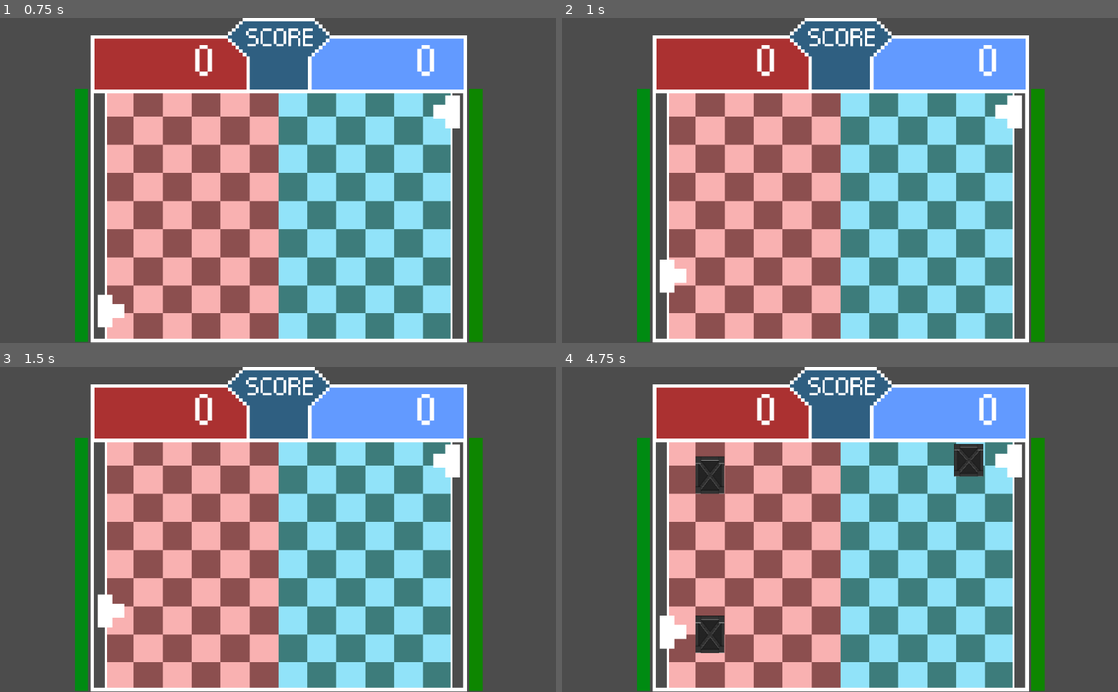
Above: before the commit, frames 1-4 (two rows, left to right).
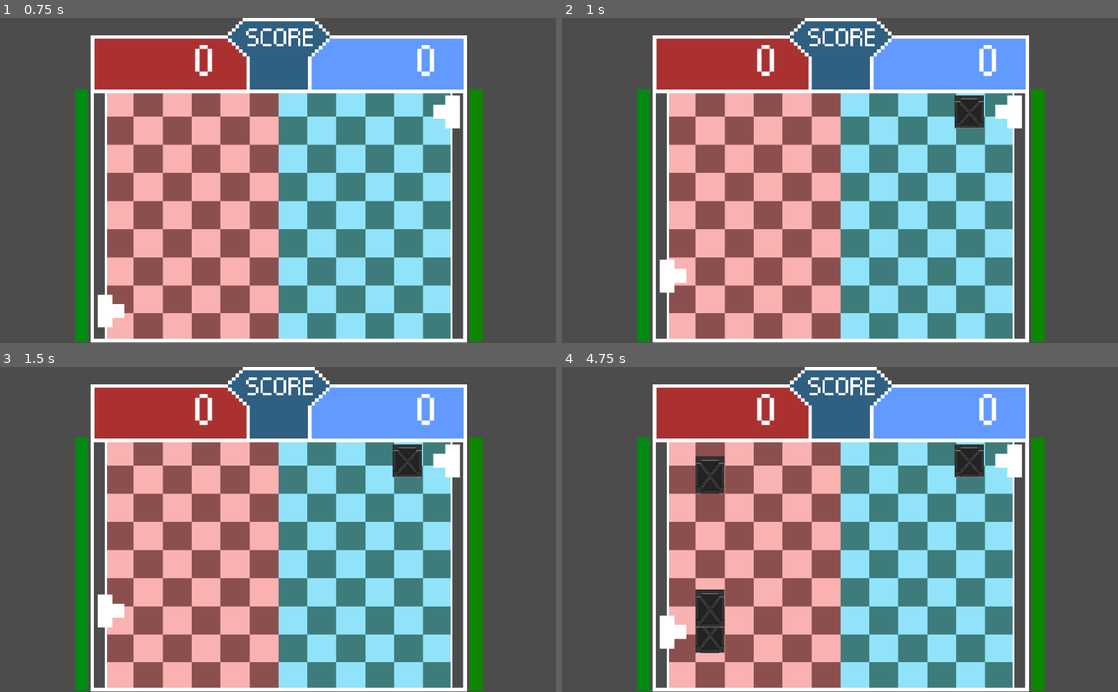
Above: after the commit, the same moments.

Repository: Raelr/dd-pong-invaders
Game: Godot game, scene res://scenes/MainMenu.tscn
The game is run twice, just before and just after one commit, with the same random seed, the same clock (stepped at 60 frames per second) and the same inputs.
Inputs (mouse positions are in pixels of both pictures, inside the frame that each line leads up to):
- Up to frame 1 (0.75 s): tap Enter at 0.5 s; move the mouse to (261, 206) at 0.52 s; hold W from 0.53 s (still down); tap E (playerActive) at 0.6 s; click (261, 206) at 0.67 s
- Up to frame 2 (1 s): keep holding W; tap U (playerTwoActive, bound only after the commit) at 0.8 s
- Up to frame 3 (1.5 s): move the mouse to (166, 545) at 1.27 s; release W at 1.28 s; hold S from 1.28 s (still down); tap U (playerTwoActive, bound only after the commit) at 1.35 s
- Up to frame 4 (4.75 s): tap O (playerTwoActive, bound only before the commit) at 1.55, 2.1, 3.8 s; move the mouse to (895, 458) at 2.02 s; release S at 2.03 s; hold W 2.03-3.53 s; tap E (playerActive) at 2.3, 3.6, 4.55 s; move the mouse to (812, 594) at 2.77 s; click (812, 594) at 2.85 s; tap U (playerTwoActive, bound only after the commit) at 3.05, 4.35 s; move the mouse to (1006, 578) at 3.52 s; hold S from 3.53 s (still down); move the mouse to (673, 480) at 4.27 s

Frame 1 is identical in both runs. In frame 2, 0.5% of the frame differs, in the area x 70-76%, y 23-34%; in frame 3, 0.5%; in frame 4, 0.6%, in the area x 24-76%, y 23-81%.
Error before the commit: Invalid call. Nonexistent function 'isBullet' in base 'Area2D'. (res://scripts/BarricadeV2.gd:19)

Commit message:
moar hotfixes

Diff:
--- a/project.godot
+++ b/project.godot
@@ -38,7 +38,7 @@
 }
 playerTwoActive={
 "deadzone": 0.5,
-"events": [ Object(InputEventKey,"resource_local_to_scene":false,"resource_name":"","device":0,"alt":false,"shift":false,"control":false,"meta":false,"command":false,"pressed":false,"scancode":79,"unicode":0,"echo":false,"script":null)
+"events": [ Object(InputEventKey,"resource_local_to_scene":false,"resource_name":"","device":0,"alt":false,"shift":false,"control":false,"meta":false,"command":false,"pressed":false,"scancode":85,"unicode":0,"echo":false,"script":null)
  ]
 }
 
--- a/scenes/Barricade.tscn
+++ b/scenes/Barricade.tscn
@@ -6,7 +6,9 @@
 [sub_resource type="RectangleShape2D" id=1]
 extents = Vector2( 24, 24 )
 
-[node name="Barricade" type="Area2D"]
+[node name="Barricade" type="Area2D" groups=[
+"barricade",
+]]
 script = ExtResource( 2 )
 
 [node name="Metal Box" type="Sprite" parent="."]
--- a/scenes/BarricadeV2.tscn
+++ b/scenes/BarricadeV2.tscn
@@ -6,16 +6,16 @@
 [sub_resource type="RectangleShape2D" id=1]
 extents = Vector2( 24, 24 )
 
-[node name="BarricadeV2" type="Node2D"]
+[node name="Haystack" type="Area2D" groups=[
+"barricadev2",
+]]
 script = ExtResource( 3 )
 
-[node name="Haystack" type="Area2D" parent="."]
-
-[node name="Metal Box" type="Sprite" parent="Haystack"]
+[node name="Metal Box" type="Sprite" parent="."]
 position = Vector2( 9.09495e-13, 0 )
 scale = Vector2( 0.096, 0.112 )
 texture = ExtResource( 1 )
 
-[node name="CollisionShape2D" type="CollisionShape2D" parent="Haystack"]
+[node name="CollisionShape2D" type="CollisionShape2D" parent="."]
 shape = SubResource( 1 )
-[connection signal="area_entered" from="Haystack" to="." method="_on_Haystack_area_entered"]
+[connection signal="area_entered" from="." to="." method="_on_Haystack_area_entered"]
--- a/scenes/Player.tscn
+++ b/scenes/Player.tscn
@@ -5,13 +5,13 @@
 [ext_resource path="res://sprites/PlayerLeft.png" type="Texture" id=3]
 
 [sub_resource type="RectangleShape2D" id=1]
+extents = Vector2( 7.98164, 8.84749 )
 
 [node name="Player" type="Sprite"]
 scale = Vector2( 4, 4 )
 texture = ExtResource( 1 )
 script = ExtResource( 2 )
 playerTextures = [ ExtResource( 1 ), ExtResource( 3 ) ]
-playerMovementSpeed = 240
 
 [node name="Player2D" type="Area2D" parent="."]
 
--- a/scripts/Barricade.gd
+++ b/scripts/Barricade.gd
@@ -45,8 +45,6 @@
 #		queue_free()
 #		body.explode()
 
-
-
 func _on_Barricade_area_entered(area):
 	if area.isBullet() and area.getBulletOwner() == "playerTwo":
 		self.queue_free()
--- a/scripts/BarricadeV2.gd
+++ b/scripts/BarricadeV2.gd
@@ -14,8 +14,10 @@
 #func _process(delta):
 #	pass
 
+func isBullet():
+	return false
 
 func _on_Haystack_area_entered(area):
-	if area.isBullet() and area.getBulletOwner() == "playerOne":
+	if (area.isBullet() and area.getBulletOwner() == "playerOne"):
 		self.queue_free()
 		area.queue_free()
--- a/scripts/Player.gd
+++ b/scripts/Player.gd
@@ -32,8 +32,8 @@
 var barricade = preload("res://scenes/Barricade.tscn")
 var barricadev2 = preload("res://scenes/BarricadeV2.tscn")
 
-const max_barricade_P1 = 2
-const max_barricade_P2 = 2
+const max_barricade_P1 = 5
+const max_barricade_P2 = 5
 
 func _ready():
 	if (playerMovementSpeed == 0):
@@ -172,7 +172,7 @@
 		var player_position = transform.origin
 		var barricadev2_instance = barricadev2.instance()
 		var spawn_position = Vector2()
-		get_tree().get_root().add_child(barricadev2_instance)
+		get_parent().add_child(barricadev2_instance)
 		if (get_tree().get_nodes_in_group("barricadev2").size()) <= max_barricade_P2:
 			spawn_position.x = 730
 			spawn_position.y = player_position.y
